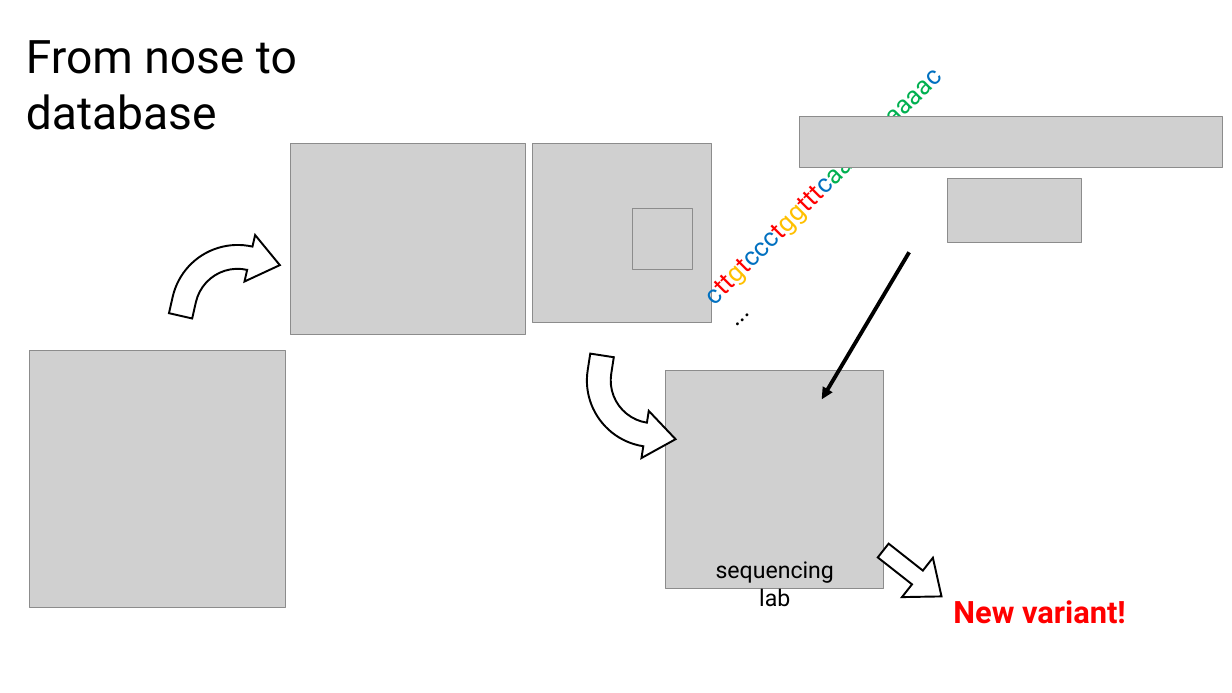
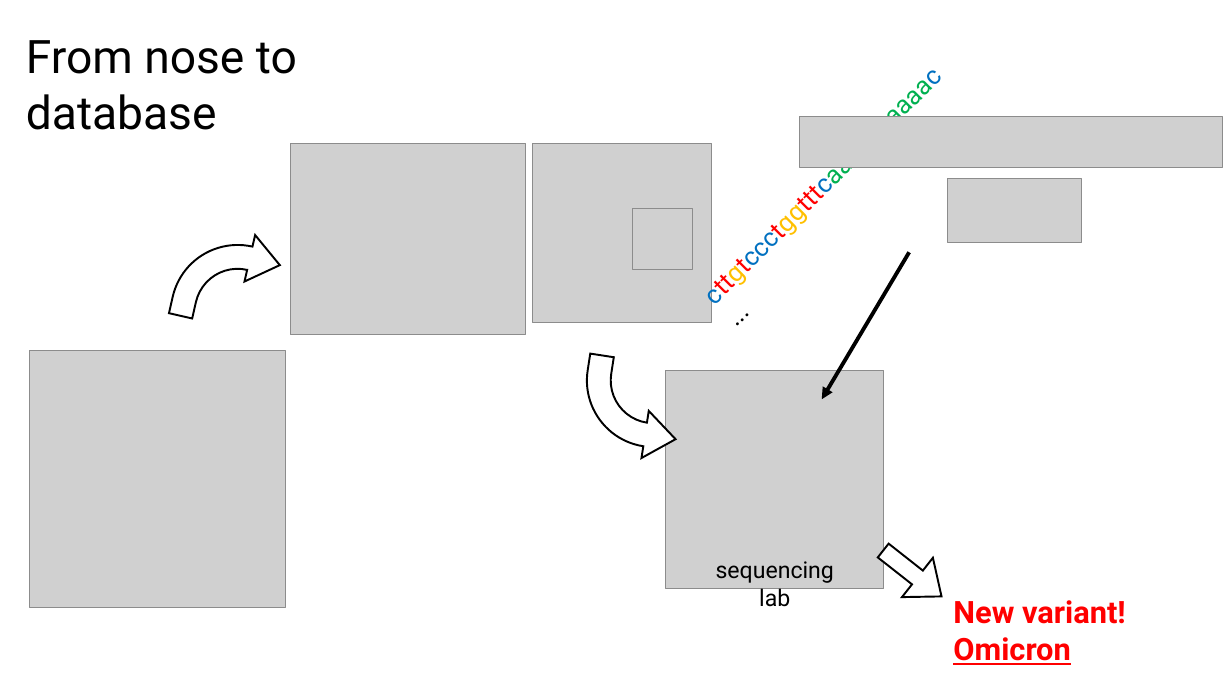
Before and after one commit to julius-winter/sib_sars-cov-2_variants, a slide deck: slide 3 of pptx/covid_workshop.pptx. Drawn at 1232x693 pixels with LibreOffice and Linux fonts; fonts in the diff are those of the drawing; grey boxes stand for pictures. Boxes give left, top, right and bottom in pixels: in the first picture for what was removed or moved away, otherwise in the second. Text is boxed around its words. In the diff, an @@ line names an element or a change of style, - is before the commit and + after.

```diff
--- a/pptx/covid_workshop.pptx
+++ b/pptx/covid_workshop.pptx
@@ text at box(953, 637, 1071, 665): paragraph added @@
+Omicron
```
Also in this commit, not shown: 3 other files.
